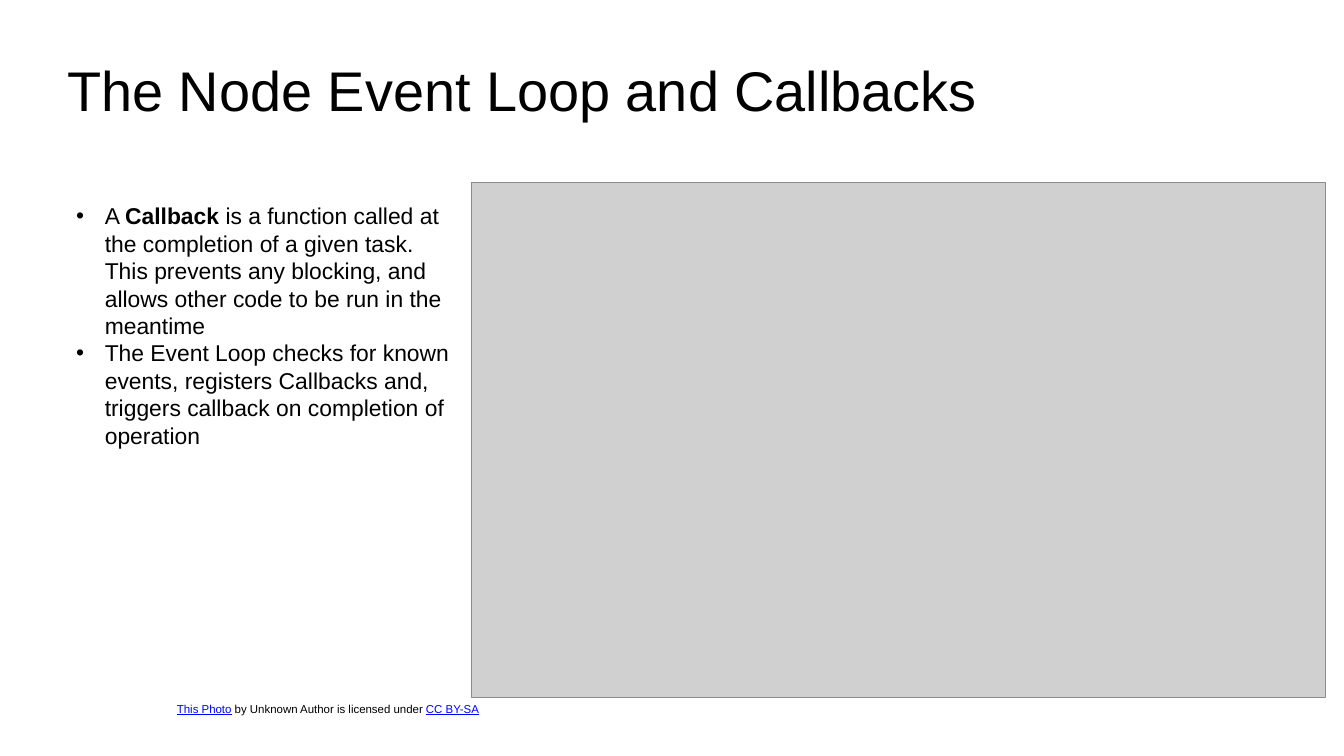
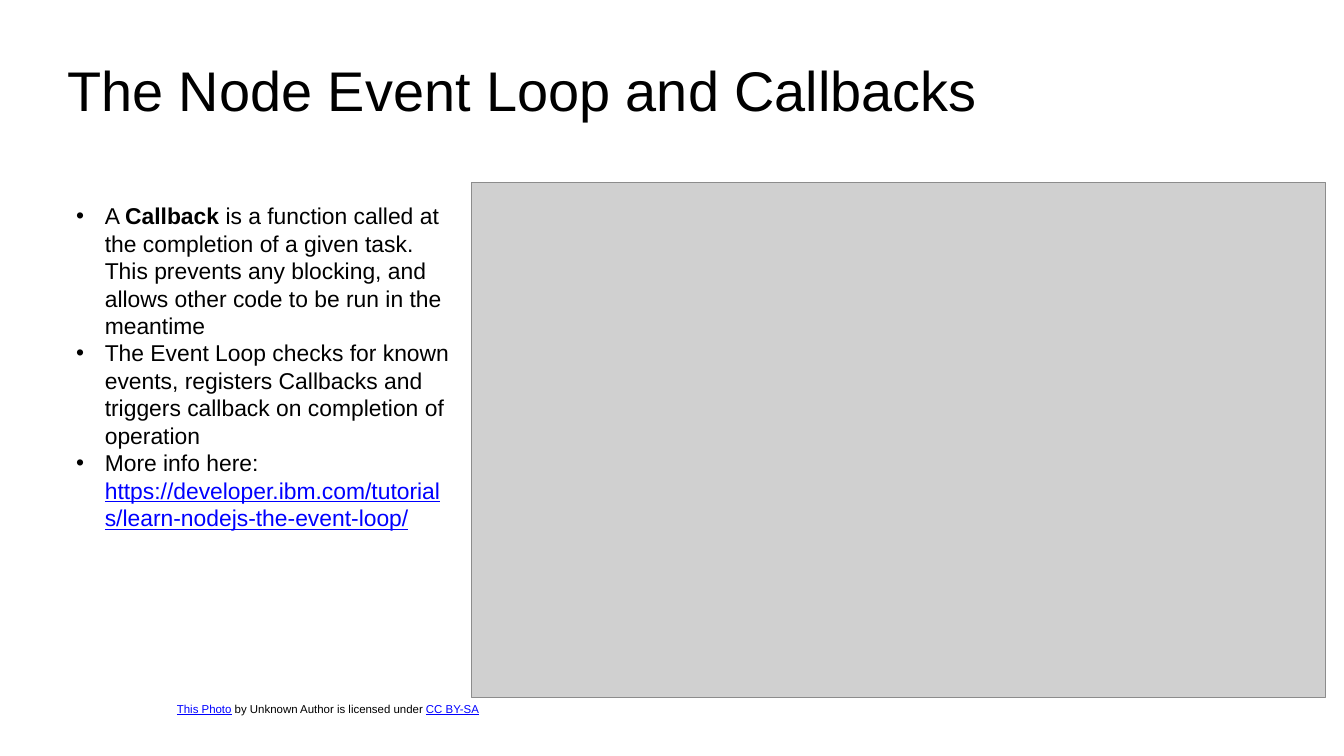
Before and after one commit to diarmuidoconnor/ict-2021, a slide deck: slide 18 of topic09/talk-1/node-2020.pptx (slide 8 before the commit). Drawn at 1344x756 pixels with LibreOffice and Linux fonts; fonts in the diff are those of the drawing; grey boxes stand for pictures. Boxes give left, top, right and bottom in pixels: in the first picture for what was removed or moved away, otherwise in the second. Text is boxed around its words. In the diff, an @@ line names an element or a change of style, - is before the commit and + after.

```diff
--- a/topic09/talk-1/node-2020.pptx
+++ b/topic09/talk-1/node-2020.pptx
@@ text at <box>105,344,449,531</box>: text changed @@
-• The Event Loop checks for known events, registers Callbacks and, triggers callback on completion of operation
+• The Event Loop checks for known events, registers Callbacks and triggers callback on completion of operation
+• More info here: https://developer.ibm.com/tutorials/learn-nodejs-the-event-loop/
```
Also in this commit, not shown: 5 other slides changed, 16 slides added, 58 other files.
